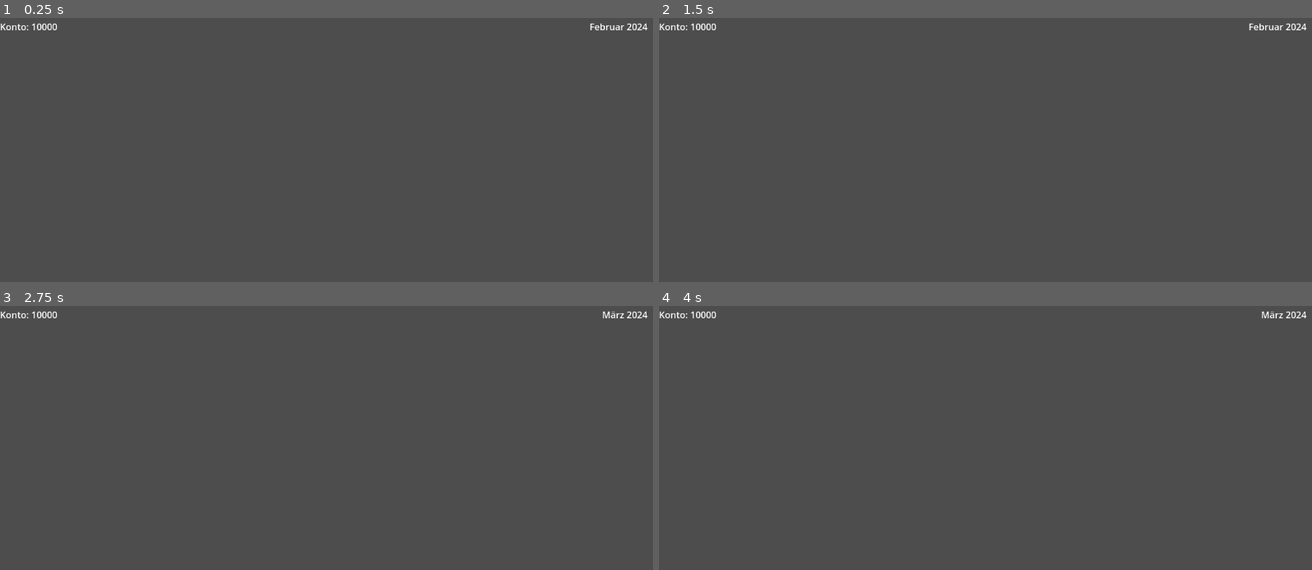
Above: before the commit, frames 1-4 (two rows, left to right).
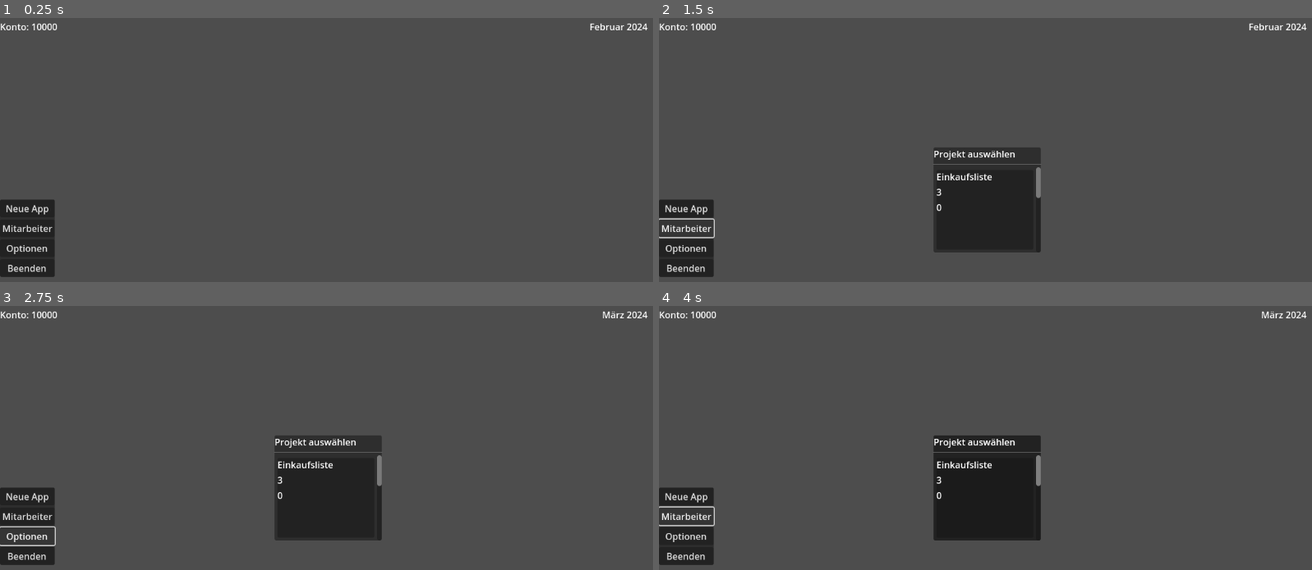
Above: after the commit, the same moments.

Repository: Randaleee/software-stories-prototyp
Game: Godot game, scene res://main.tscn
Same seed, same stepped clock (60 frames per second), same inputs: the game is played once before the commit and once after it.
Inputs (mouse positions are in pixels of both pictures, inside the frame that each line leads up to):
- Up to frame 1 (0.25 s): no input
- Up to frame 2 (1.5 s): click (685, 208) at 0.5 s, where only the run after the commit has a clickable "Neue App"; click (685, 229) at 1.25 s, where only the run after the commit has a clickable "Mitarbeiter"
- Up to frame 3 (2.75 s): click (26, 535) at 2 s, where only the run after the commit has a clickable "Optionen"
- Up to frame 4 (4 s): click (685, 496) at 2.75 s, where only the run after the commit has a clickable "Neue App"; click (685, 517) at 3.5 s, where only the run after the commit has a clickable "Mitarbeiter"

The runs differ from the first frame. In frame 1, 2.3% of the frame differs, in the area x 0-9%, y 68-99%; in frame 2, 8.3%; in frame 3, 8.2%; in frame 4, 8.3%, in the area x 0-59%, y 49-99%.

Commit message:
UI Auswahlmenü fertig

Diff:
--- /dev/null
+++ b/UI/UI Ingame Menü/ingame_menü.gd
@@ -0,0 +1,11 @@
+extends Control
+
+@onready var neue_app_szene = preload("res://UI/UI_App_auswahlmenü/UI_app_auswahlmenü.tscn")
+
+# Called when the node enters the scene tree for the first time.
+func _ready() -> void:
+	pass # Replace with function body.
+
+func _on_neue_app_pressed() -> void:
+	var neue_app_instanz = neue_app_szene.instantiate()
+	get_tree().root.add_child(neue_app_instanz)
--- /dev/null
+++ b/UI/UI Ingame Menü/ingame_menü.tscn
@@ -0,0 +1,41 @@
+[gd_scene load_steps=2 format=3 uid="uid://d2n71i24km6bi"]
+
+[ext_resource type="Script" path="res://UI/UI Ingame Menü/ingame_menü.gd" id="1_q1hni"]
+
+[node name="Ingame Menü" type="Control"]
+layout_mode = 3
+anchors_preset = 4
+anchor_top = 0.5
+anchor_bottom = 0.5
+grow_vertical = 2
+size_flags_vertical = 3
+script = ExtResource("1_q1hni")
+
+[node name="MarginContainer" type="MarginContainer" parent="."]
+layout_mode = 0
+offset_right = 40.0
+offset_bottom = 40.0
+
+[node name="Panel" type="Panel" parent="MarginContainer"]
+layout_mode = 2
+
+[node name="VBoxContainer" type="VBoxContainer" parent="MarginContainer"]
+layout_mode = 2
+
+[node name="Neue App" type="Button" parent="MarginContainer/VBoxContainer"]
+layout_mode = 2
+text = "Neue App"
+
+[node name="Mitarbeiter" type="Button" parent="MarginContainer/VBoxContainer"]
+layout_mode = 2
+text = "Mitarbeiter"
+
+[node name="Optionen" type="Button" parent="MarginContainer/VBoxContainer"]
+layout_mode = 2
+text = "Optionen"
+
+[node name="Beenden" type="Button" parent="MarginContainer/VBoxContainer"]
+layout_mode = 2
+text = "Beenden"
+
+[connection signal="pressed" from="MarginContainer/VBoxContainer/Neue App" to="." method="_on_neue_app_pressed"]
--- a/UI/UI_App_auswahlmenü/UI_app_auswahlmenü.tscn
+++ b/UI/UI_App_auswahlmenü/UI_app_auswahlmenü.tscn
@@ -38,6 +38,8 @@
 
 [node name="VBoxContainer" type="VBoxContainer" parent="MarginContainer"]
 layout_mode = 2
+size_flags_horizontal = 4
+size_flags_vertical = 4
 
 [node name="Label" type="Label" parent="MarginContainer/VBoxContainer"]
 layout_mode = 2
@@ -47,8 +49,17 @@
 layout_mode = 2
 
 [node name="ScrollContainer" type="ScrollContainer" parent="MarginContainer/VBoxContainer"]
+custom_minimum_size = Vector2(150, 150)
 layout_mode = 2
+size_flags_horizontal = 4
+size_flags_vertical = 4
+horizontal_scroll_mode = 0
+vertical_scroll_mode = 2
 
-[node name="App Conatainer" type="VBoxContainer" parent="MarginContainer/VBoxContainer/ScrollContainer"]
+[node name="App Container" type="VBoxContainer" parent="MarginContainer/VBoxContainer/ScrollContainer"]
 unique_name_in_owner = true
+custom_minimum_size = Vector2(150, 150)
 layout_mode = 2
+size_flags_horizontal = 3
+size_flags_vertical = 2
+theme_override_constants/separation = 5
--- a/UI/UI_App_auswahlmenü/ui_app_auswahlmenü.gd
+++ b/UI/UI_App_auswahlmenü/ui_app_auswahlmenü.gd
@@ -1,6 +1,6 @@
 extends Control
 
-@onready var app_container = %"App Conatainer"
+@onready var app_container = %"App Container"
 
 # Called when the node enters the scene tree for the first time.
 func _ready() -> void:
@@ -15,6 +15,7 @@
 	var app_ui_scene = preload("res://UI/app_ui/app_ui.tscn")
 
 	for app in GameManager.verfügbare_apps:
+		print(app)
 		var app_ui_instance = app_ui_scene.instantiate()
 		app_ui_instance.app_id = app
 		app_container.add_child(app_ui_instance)
--- a/UI/app_ui/app_ui.tscn
+++ b/UI/app_ui/app_ui.tscn
@@ -4,28 +4,29 @@
 [ext_resource type="Resource" uid="uid://bpn3wyvfmgc3m" path="res://Data/Apps/einkaufsliste.tres" id="2_chtt6"]
 
 [node name="app_ui" type="Control"]
+custom_minimum_size = Vector2(180, 150)
 layout_mode = 3
 anchors_preset = 8
 anchor_left = 0.5
 anchor_top = 0.5
 anchor_right = 0.5
 anchor_bottom = 0.5
+offset_left = -50.0
+offset_top = -75.0
+offset_right = 50.0
+offset_bottom = 75.0
 grow_horizontal = 2
 grow_vertical = 2
+size_flags_horizontal = 3
+size_flags_vertical = 3
 script = ExtResource("1_ok1jt")
 app_id = ExtResource("2_chtt6")
 
 [node name="MarginContainer" type="MarginContainer" parent="."]
 layout_mode = 1
-anchors_preset = 8
-anchor_left = 0.5
-anchor_top = 0.5
-anchor_right = 0.5
-anchor_bottom = 0.5
-offset_left = -20.0
-offset_top = -20.0
-offset_right = 20.0
-offset_bottom = 20.0
+anchors_preset = 15
+anchor_right = 1.0
+anchor_bottom = 1.0
 grow_horizontal = 2
 grow_vertical = 2
 theme_override_constants/margin_left = 5
@@ -39,22 +40,18 @@
 [node name="VBoxContainer" type="VBoxContainer" parent="MarginContainer"]
 layout_mode = 2
 
-[node name="Label" type="Label" parent="MarginContainer/VBoxContainer"]
-layout_mode = 2
-text = "App"
-horizontal_alignment = 1
-
-[node name="HSeparator" type="HSeparator" parent="MarginContainer/VBoxContainer"]
-layout_mode = 2
-
 [node name="Label2" type="Label" parent="MarginContainer/VBoxContainer"]
 unique_name_in_owner = true
 layout_mode = 2
+text = "text 1"
 
 [node name="Label3" type="Label" parent="MarginContainer/VBoxContainer"]
 unique_name_in_owner = true
 layout_mode = 2
+text = "text 2"
 
 [node name="Label4" type="Label" parent="MarginContainer/VBoxContainer"]
 unique_name_in_owner = true
 layout_mode = 2
+size_flags_vertical = 3
+text = "text 3"
--- a/main.tscn
+++ b/main.tscn
@@ -1,6 +1,7 @@
-[gd_scene load_steps=2 format=3 uid="uid://ca45pm44s7oaa"]
+[gd_scene load_steps=3 format=3 uid="uid://ca45pm44s7oaa"]
 
 [ext_resource type="Script" path="res://main.gd" id="1_h4bak"]
+[ext_resource type="PackedScene" uid="uid://d2n71i24km6bi" path="res://UI/UI Ingame Menü/ingame_menü.tscn" id="2_jjl0w"]
 
 [node name="Main" type="Control"]
 layout_mode = 3
@@ -46,3 +47,6 @@
 
 [node name="Label5" type="Label" parent="CanvasLayer/HBoxContainer2"]
 layout_mode = 2
+
+[node name="Ingame Menü" parent="." instance=ExtResource("2_jjl0w")]
+layout_mode = 1
--- a/project.godot
+++ b/project.godot
@@ -13,6 +13,7 @@
 config/name="Software Stories Prototyp"
 run/main_scene="res://main.tscn"
 config/features=PackedStringArray("4.3", "GL Compatibility")
+boot_splash/image="res://Startup Stories Thumpnail.png"
 config/icon="res://icon.svg"
 
 [autoload]
Binary file added: Startup Stories Thumpnail.png
Not shown, added: Startup Stories Thumpnail.png.import
